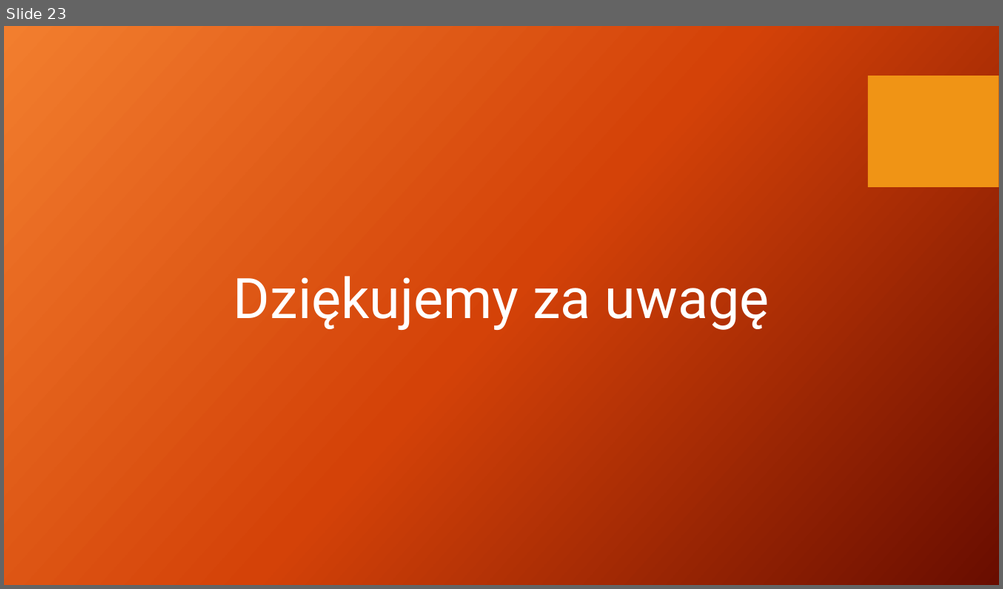
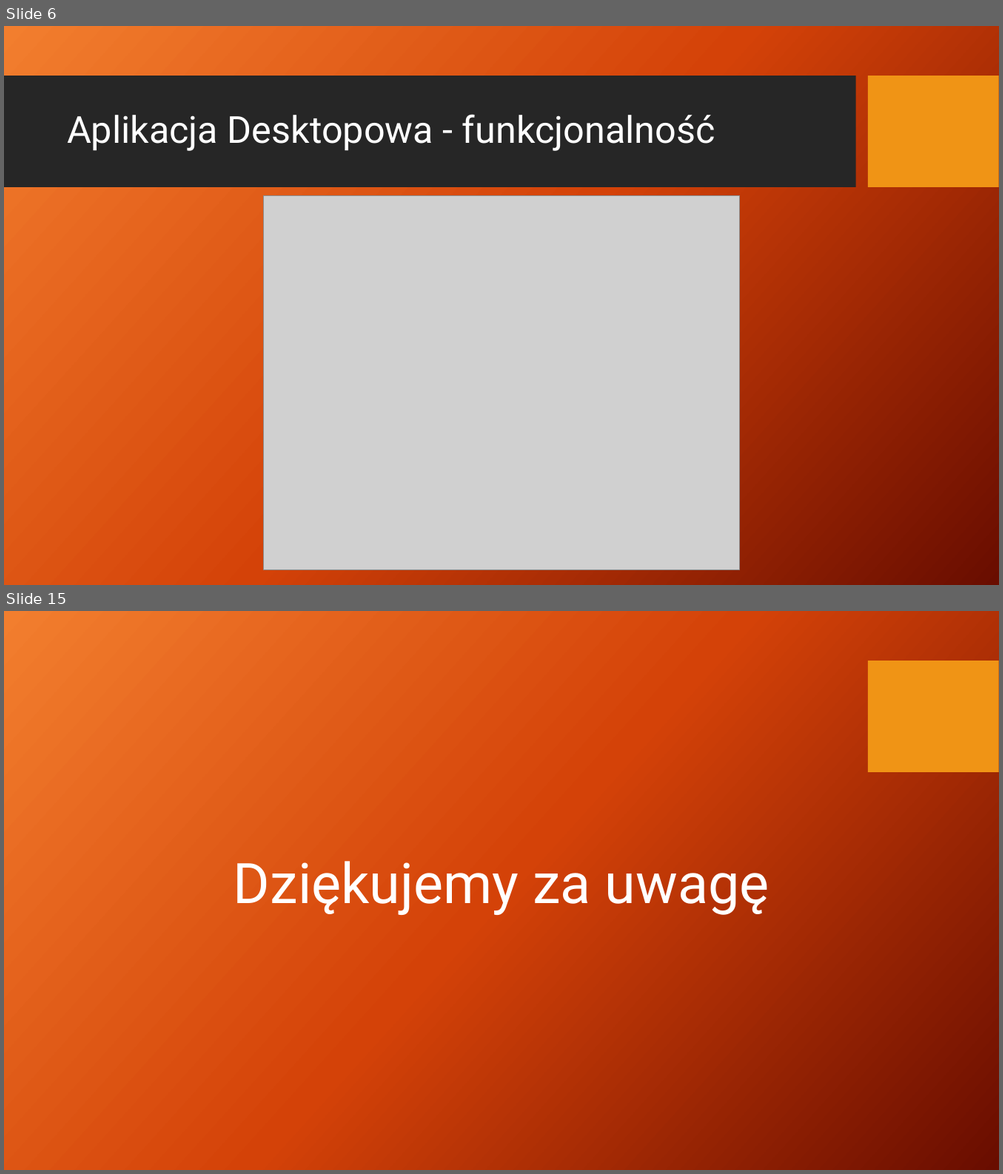
Before and after one commit to AdamStudies-PWR/ProjektZespolowyPWR, a slide deck: przentacja.pptx. Shown one above the other, each under a label of ours: slide 23 before the commit, slides 6 and 15 after it; the slides between them are not shown. The pictures are 1003x589 and 1003x1174 pixels, drawn with LibreOffice and Linux fonts; fonts in the diff are those of the drawing; grey boxes stand for pictures; background and template pictures are left out. Boxes give left, top, right and bottom in pixels: in the first picture for what was removed or moved away, otherwise in the second. Text is boxed around its words. In the diff, an @@ line names an element or a change of style, - is before the commit and + after.

```diff
--- a/przentacja.pptx
+++ b/przentacja.pptx
@@ slide 6 added at bbox=[4, 26, 999, 585], background picture (left out); not listed: 1 template element that a slide beside it also shows @@
@@ rectangle added at bbox=[4, 76, 855, 188], fill #262626 @@
@@ title added at bbox=[67, 114, 715, 151], 36 pt, text #FFFFFF @@
+Aplikacja Desktopowa - funkcjonalność
@@ picture added at bbox=[264, 195, 740, 570] @@
@@ what was slide 23 is now slide 15 @@
```
Also in this commit, not shown: 4 slides changed, 9 other slides added, 18 slides removed, 3 other files.
